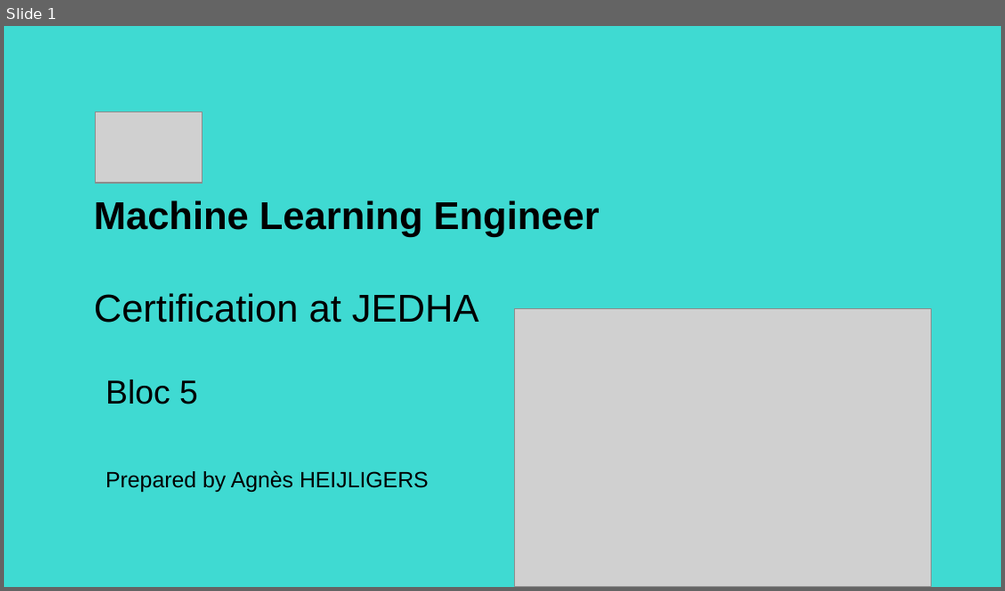
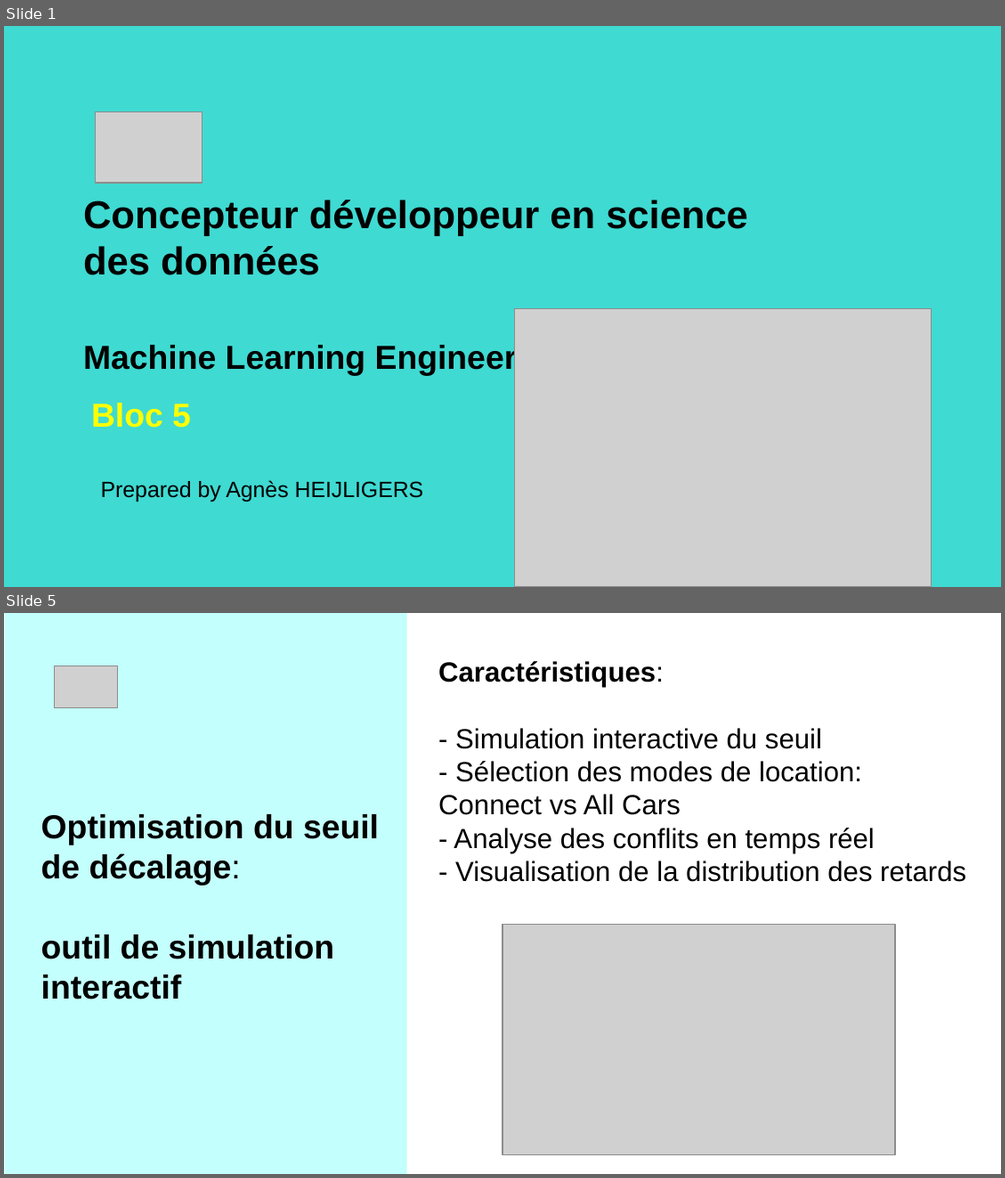
Before and after one commit to AgaHei/getaround-pricing-api, a slide deck: Getaround_Project_AH.pptx. Shown one above the other, each under a label of ours: slide 1 before the commit, slides 1 and 5 after it; the slides between them are not shown. The pictures are 1005x591 and 1005x1178 pixels, drawn with LibreOffice and Linux fonts; fonts in the diff are those of the drawing; grey boxes stand for pictures. Boxes give left, top, right and bottom in pixels: in the first picture for what was removed or moved away, otherwise in the second. Text is boxed around its words. In the diff, an @@ line names an element or a change of style, - is before the commit and + after.

```diff
--- a/Getaround_Project_AH.pptx
+++ b/Getaround_Project_AH.pptx
@@ slide 5 added at [4, 613, 1001, 1174], background #FFFFFF @@
@@ rectangle added at [5, 613, 408, 1173], fill #C3FFFC @@
@@ picture added at [55, 666, 118, 707] @@
@@ title added at [438, 661, 966, 882], 20 pt, text #000000 @@
+Caractéristiques:
+- Simulation interactive du seuil
+- Sélection des modes de location: Connect vs All Cars
+- Analyse des conflits en temps réel
+- Visualisation de la distribution des retards
@@ title added at [41, 814, 379, 999], 24 pt, text #000000, bold @@
+Optimisation du seuil de décalage:
+outil de simulation interactif
@@ picture added at [502, 924, 895, 1154] @@
@@ slide 1 changed as well @@
@@ title at [83, 200, 748, 376]: text changed @@
-Machine Learning Engineer
-Certification at JEDHA
+Concepteur développeur en science des données
+Machine Learning Engineer
@@ title "Bloc 5": place and size @@
-title "Bloc 5" at [105, 379, 198, 404]
+title "Bloc 5" at [91, 402, 191, 427]
@@ title "Bloc 5" at [91, 402, 191, 427]: text colour #000000 to #FFFF00, bold on @@
@@ text "Prepared by Agnès HEIJLIGERS": place and size @@
-text "Prepared by Agnès HEIJLIGERS" at [105, 470, 429, 491]
+text "Prepared by Agnès HEIJLIGERS" at [101, 480, 424, 501]
```
Also in this commit, not shown: 5 other slides changed, 6 other slides added, 7 slides removed, 6 other files.
